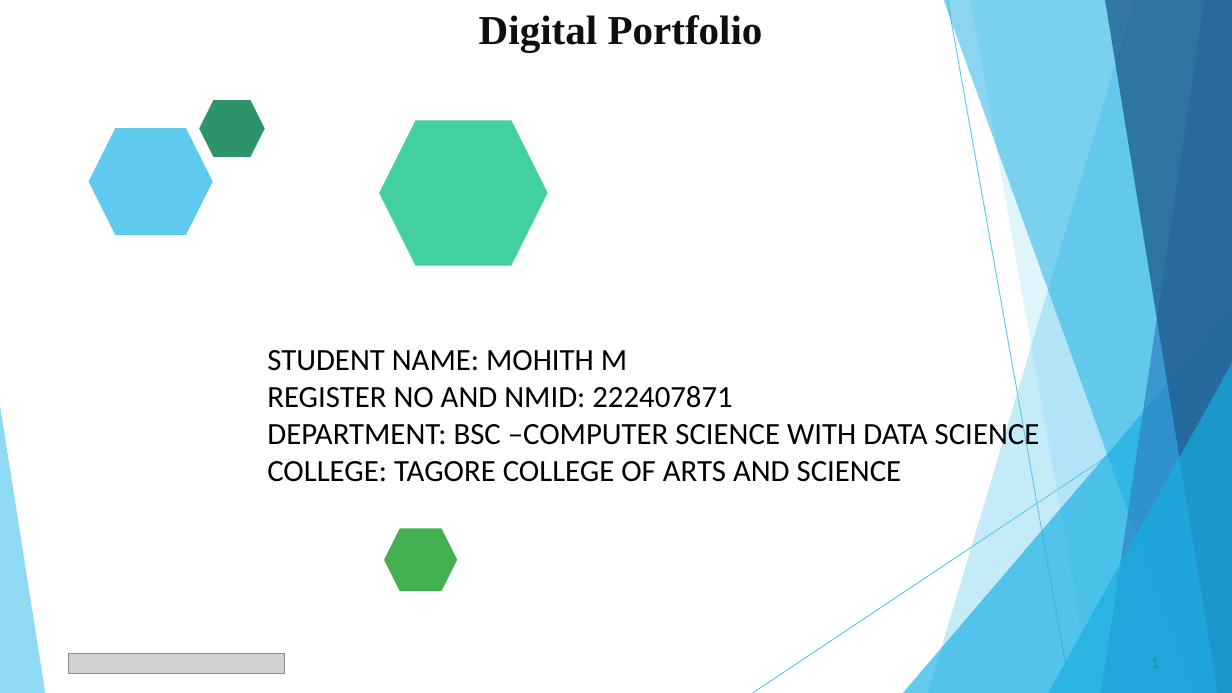
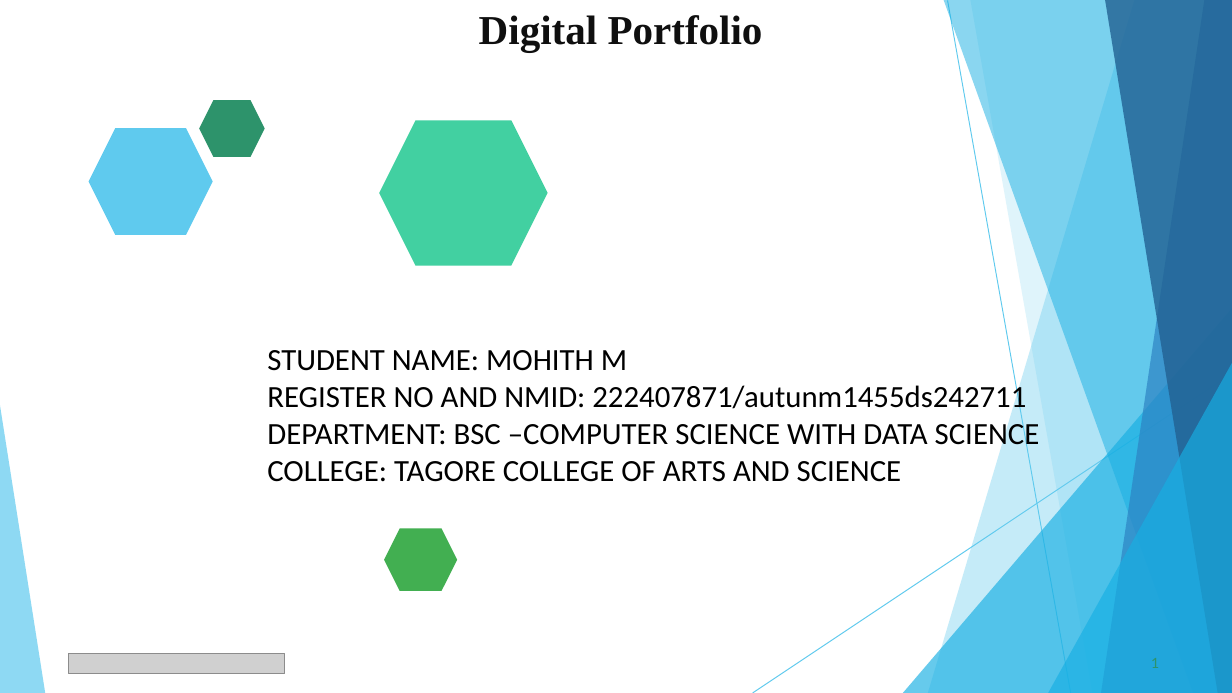
Before and after one commit to mohithlally-maker/TNSDC-FWD-DP1, a slide deck: slide 1 of PPT FWD TNSDC 2025.pptx. Drawn at 1232x693 pixels with LibreOffice and Linux fonts; fonts in the diff are those of the drawing; grey boxes stand for pictures. Boxes give left, top, right and bottom in pixels: in the first picture for what was removed or moved away, otherwise in the second. Text is boxed around its words. In the diff, an @@ line names an element or a change of style, - is before the commit and + after.

```diff
--- a/PPT FWD TNSDC 2025.pptx
+++ b/PPT FWD TNSDC 2025.pptx
@@ text at bbox=[267, 381, 1026, 415]: text changed @@
-REGISTER NO AND NMID: 222407871
+REGISTER NO AND NMID: 222407871/autunm1455ds242711
```
